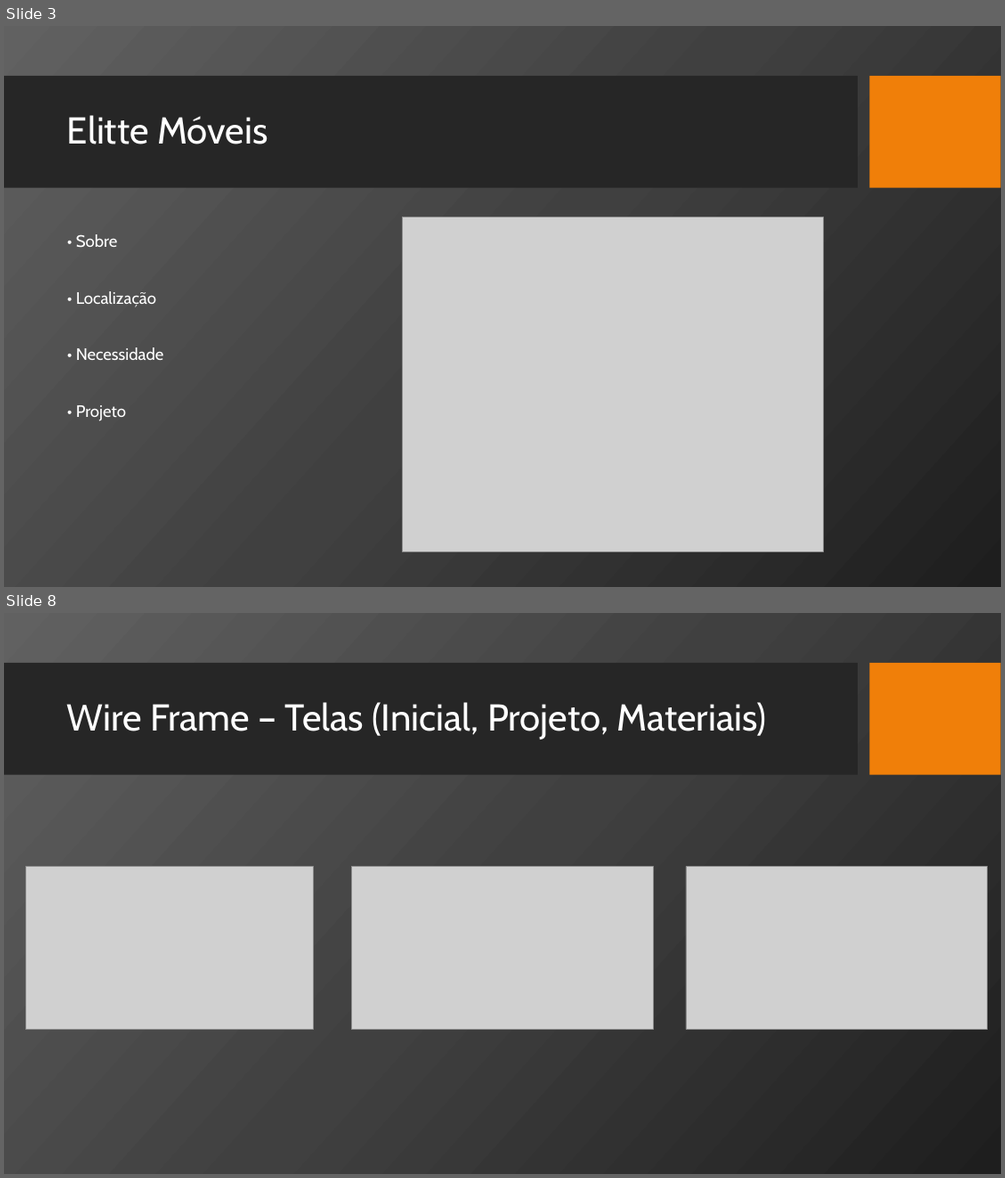
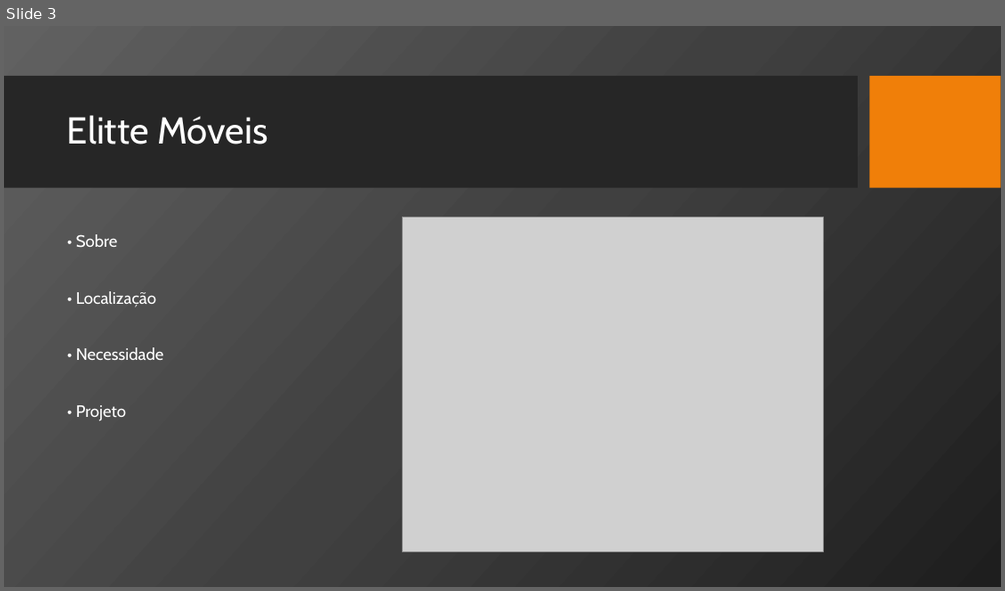
Before and after one commit to DaviSanttos/ElitteM, a slide deck: elitteMoveis-planejamento/Documentos -apresentação/Gerenciamento de Estoque-1.pptx. Shown one above the other, each under a label of ours: slides 3 and 8 before the commit, slide 3 after it; the slides between them are not shown. The pictures are 1005x1178 and 1005x591 pixels, drawn with LibreOffice and Linux fonts; fonts in the diff are those of the drawing; grey boxes stand for pictures; background and template pictures are left out. Boxes give left, top, right and bottom in pixels: in the first picture for what was removed or moved away, otherwise in the second. Text is boxed around its words. In the diff, an @@ line names an element or a change of style, - is before the commit and + after.

```diff
--- a/elitteMoveis-planejamento/Documentos -apresentação/Gerenciamento de Estoque-1.pptx
+++ b/elitteMoveis-planejamento/Documentos -apresentação/Gerenciamento de Estoque-1.pptx
@@ slide 8 removed at box(4, 613, 1001, 1174), background picture (left out); not listed: 2 template elements that a slide beside it also shows @@
@@ title removed at box(67, 702, 767, 739) @@
-Wire Frame – Telas (Inicial, Projeto, Materiais)
@@ picture removed at box(25, 867, 313, 1030) @@
@@ picture removed at box(352, 867, 653, 1029) @@
@@ picture removed at box(686, 867, 987, 1030) @@
```
Also in this commit, not shown: 6 other slides removed, 23 other files.
